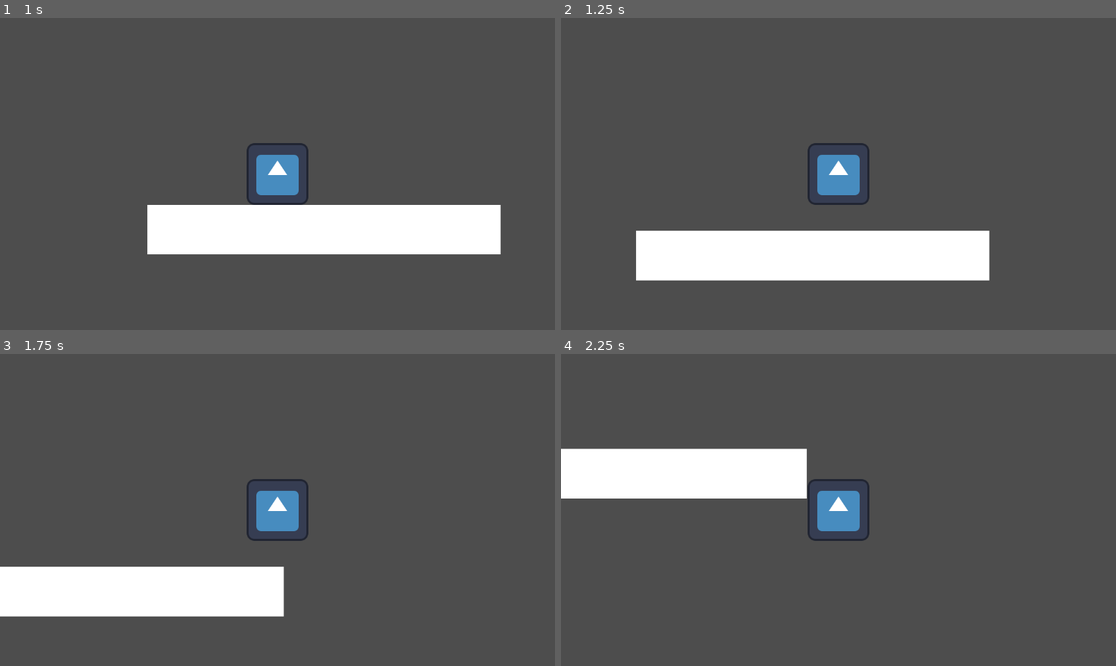
Above: before the commit, frames 1-4 (two rows, left to right).
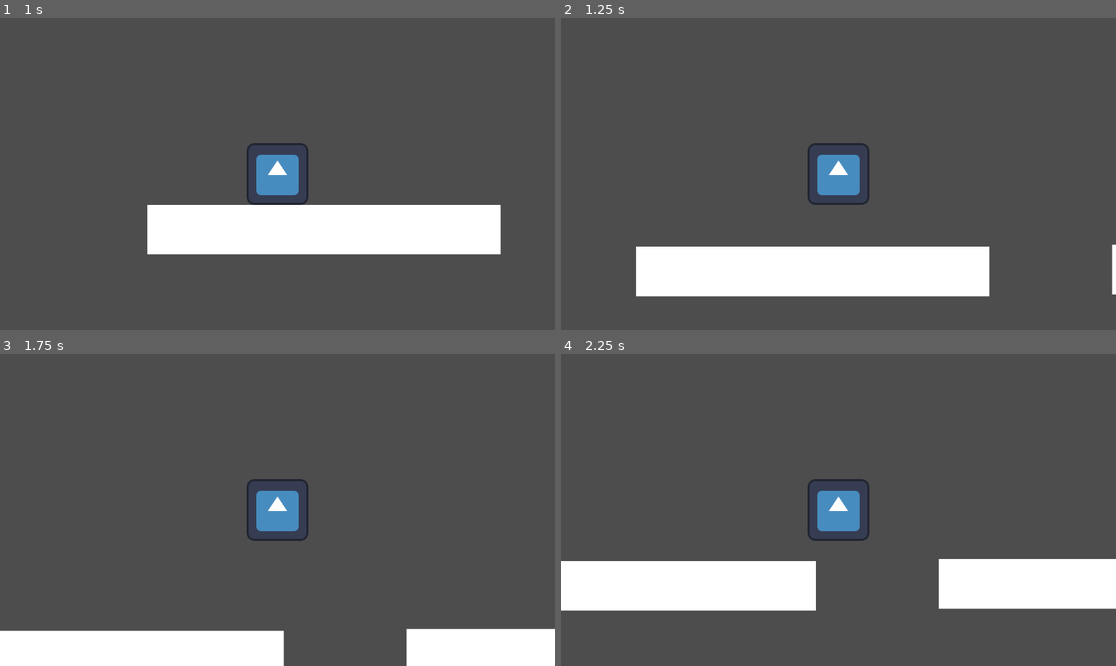
Above: after the commit, the same moments.

Repository: bezark/SVA-Game-Design-Workshop
Game: Godot game, scene res://GAME.tscn
Two runs of this game, one before a commit and one after it. Both use one fixed random seed, a clock stepped at 60 frames per second and the inputs below. The engine's default icon, where the game draws it, is replaced by a stand-in: a white triangle on a blue panel in a dark square.
Inputs:
- Up to frame 1 (1 s): tap Enter (ui_accept) at 0.5, 0.6, 0.77 s; hold Right (ui_right) from 0.53 s (still down)
- Up to frame 2 (1.25 s): keep holding Right (ui_right); tap Enter (ui_accept) at 1.07 s
- Up to frame 3 (1.75 s): keep holding Right (ui_right); tap Enter (ui_accept) at 1.35, 1.52 s
- Up to frame 4 (2.25 s): tap Enter (ui_accept) at 1.82, 2.1 s; release Right (ui_right) at 2.03 s; hold Left (ui_left) from 2.03 s (still down)

Frame 1 is identical in both runs. In frame 2, 6.8% of the frame differs, in the area x 13-100%, y 68-90%; in frame 3, 17%; in frame 4, 20%, in the area x 0-100%, y 30-83%.

Commit message:
Platformer in progress

Diff:
--- a/Week 2/Platformer/Character.gd
+++ b/Week 2/Platformer/Character.gd
@@ -2,7 +2,7 @@
 
 
 @export var SPEED = 300.0
-const JUMP_VELOCITY = -400.0
+@export var JUMP_VELOCITY = 40.0
 
 # Get the gravity from the project settings to be synced with RigidBody nodes.
 var gravity = ProjectSettings.get_setting("physics/2d/default_gravity")
@@ -15,7 +15,7 @@
 
 	# Handle Jump.
 	if Input.is_action_just_pressed("ui_accept") and is_on_floor():
-		velocity.y = JUMP_VELOCITY
+		velocity.y = JUMP_VELOCITY*-10.
 
 	# Get the input direction and handle the movement/deceleration.
 	# As good practice, you should replace UI actions with custom gameplay actions.
--- a/Week 2/Platformer/GAME.tscn
+++ b/Week 2/Platformer/GAME.tscn
@@ -2,21 +2,17 @@
 
 [ext_resource type="Script" path="res://Character.gd" id="1_sx16d"]
 [ext_resource type="Texture2D" uid="uid://bsxt3h56mkq8k" path="res://icon.svg" id="2_ep4ea"]
+[ext_resource type="PackedScene" uid="uid://ddav2mlalwp7a" path="res://platform.tscn" id="3_rs0oq"]
 
 [sub_resource type="RectangleShape2D" id="RectangleShape2D_j1o5x"]
 size = Vector2(128, 128)
 
-[sub_resource type="RectangleShape2D" id="RectangleShape2D_du4oc"]
-size = Vector2(736, 103)
-
 [node name="World" type="Node2D"]
-
-[node name="TileMap" type="TileMap" parent="."]
-format = 2
 
 [node name="Character" type="CharacterBody2D" parent="."]
 script = ExtResource("1_sx16d")
 SPEED = 600.0
+JUMP_VELOCITY = 60.0
 
 [node name="Camera2D" type="Camera2D" parent="Character"]
 
@@ -27,14 +23,18 @@
 position = Vector2(0.5, -1)
 shape = SubResource("RectangleShape2D_j1o5x")
 
-[node name="Platform" type="RigidBody2D" parent="."]
-position = Vector2(0, 552)
-freeze = true
+[node name="Platforms" type="Node2D" parent="."]
 
-[node name="ColorRect" type="ColorRect" parent="Platform"]
-offset_right = 733.0
-offset_bottom = 103.0
+[node name="Platform" parent="Platforms" instance=ExtResource("3_rs0oq")]
 
-[node name="CollisionShape2D" type="CollisionShape2D" parent="Platform"]
-position = Vector2(367, 51)
-shape = SubResource("RectangleShape2D_du4oc")
+[node name="Platform2" parent="Platforms" instance=ExtResource("3_rs0oq")]
+position = Vector2(988, 548)
+
+[node name="Platform3" parent="Platforms" instance=ExtResource("3_rs0oq")]
+position = Vector2(1549, 836)
+
+[node name="Platform4" parent="Platforms" instance=ExtResource("3_rs0oq")]
+position = Vector2(2361, 703)
+
+[node name="Platform5" parent="Platforms" instance=ExtResource("3_rs0oq")]
+position = Vector2(3198, 1007)
--- /dev/null
+++ b/Week 2/Platformer/platform.tscn
@@ -0,0 +1,16 @@
+[gd_scene load_steps=2 format=3 uid="uid://ddav2mlalwp7a"]
+
+[sub_resource type="RectangleShape2D" id="RectangleShape2D_du4oc"]
+size = Vector2(736, 103)
+
+[node name="Platform" type="RigidBody2D"]
+position = Vector2(0, 552)
+freeze = true
+
+[node name="ColorRect" type="ColorRect" parent="."]
+offset_right = 733.0
+offset_bottom = 103.0
+
+[node name="CollisionShape2D" type="CollisionShape2D" parent="."]
+position = Vector2(367, 51)
+shape = SubResource("RectangleShape2D_du4oc")
Not shown, added: Week 2/Platformer Full/.gitattributes
Not shown, added: Week 2/Platformer Full/.gitignore
Not shown, added: Week 2/Platformer Full/Assets/20 Enemies.png
Not shown, added: Week 2/Platformer Full/Assets/20 Enemies.png.import
Not shown, added: Week 2/Platformer Full/Assets/Background/Blue.png
Not shown, added: Week 2/Platformer Full/Assets/Background/Blue.png.import
Not shown, added: Week 2/Platformer Full/Assets/Background/Brown.png
Not shown, added: Week 2/Platformer Full/Assets/Background/Brown.png.import
Not shown, added: Week 2/Platformer Full/Assets/Background/Gray.png
Not shown, added: Week 2/Platformer Full/Assets/Background/Gray.png.import
Not shown, added: Week 2/Platformer Full/Assets/Background/Green.png
Not shown, added: Week 2/Platformer Full/Assets/Background/Green.png.import
(and 188 more such lines)
